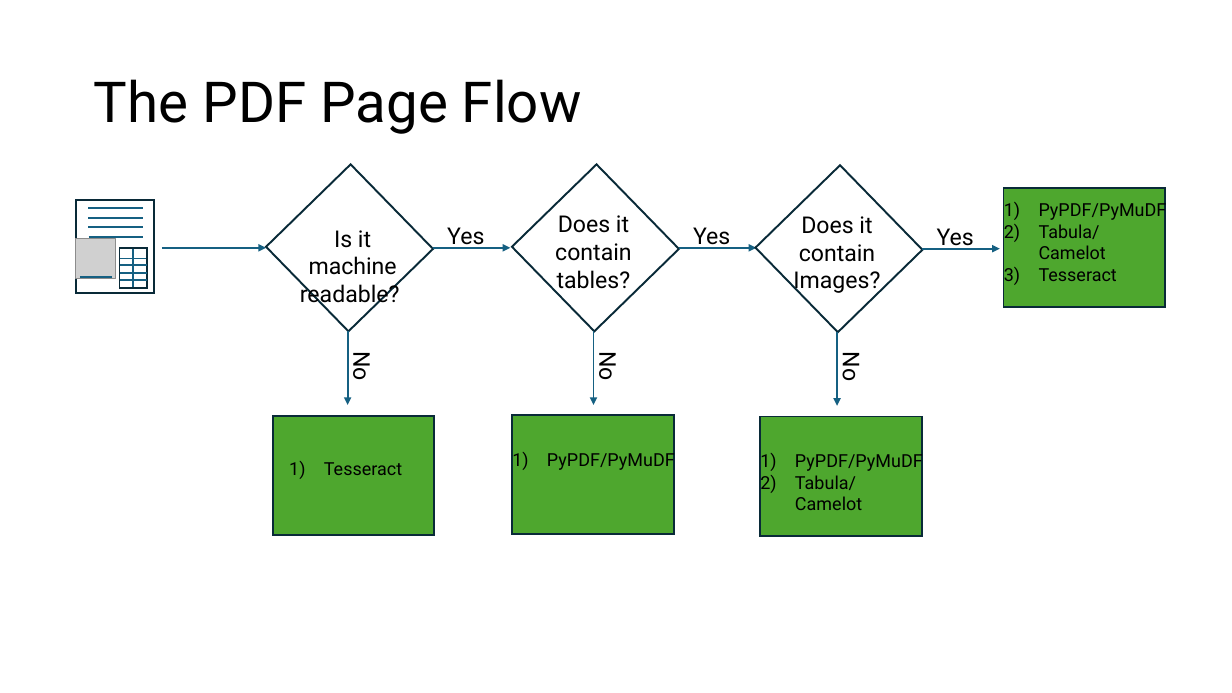
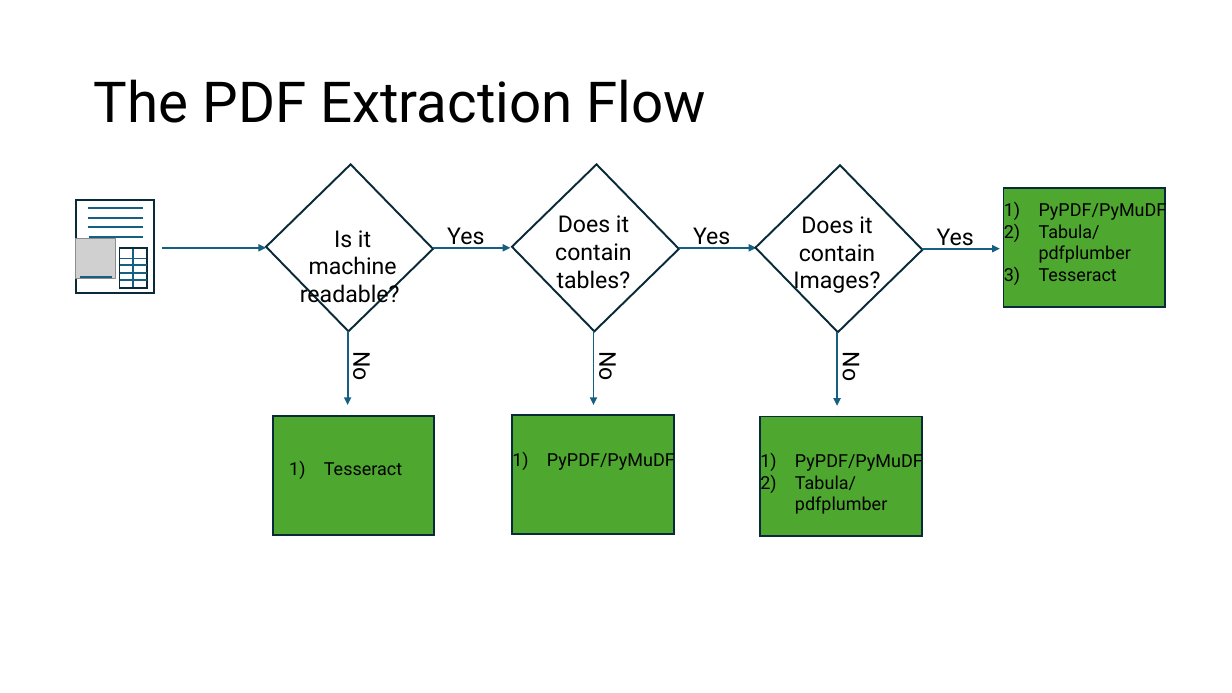
Before and after one commit to mpdubbin/python-frederick-pdf-text-extraction-20240814, a slide deck: slide 3 of Frederick Python Meetup.pptx. Drawn at 1232x693 pixels with LibreOffice and Linux fonts; fonts in the diff are those of the drawing; grey boxes stand for pictures. Boxes give left, top, right and bottom in pixels: in the first picture for what was removed or moved away, otherwise in the second. Text is boxed around its words. In the diff, an @@ line names an element or a change of style, - is before the commit and + after.

```diff
--- a/Frederick Python Meetup.pptx
+++ b/Frederick Python Meetup.pptx
@@ title at [94, 79, 706, 123]: text changed @@
-The PDF Page Flow
+The PDF Extraction Flow
@@ text at [1039, 224, 1131, 263]: text changed @@
-2) Tabula/Camelot
+2) Tabula/ pdfplumber
@@ text at [795, 475, 887, 514]: text changed @@
-2) Tabula/Camelot
+2) Tabula/ pdfplumber
```
Also in this commit, not shown: 1 other slide changed, 1 slide added, 7 other files.
